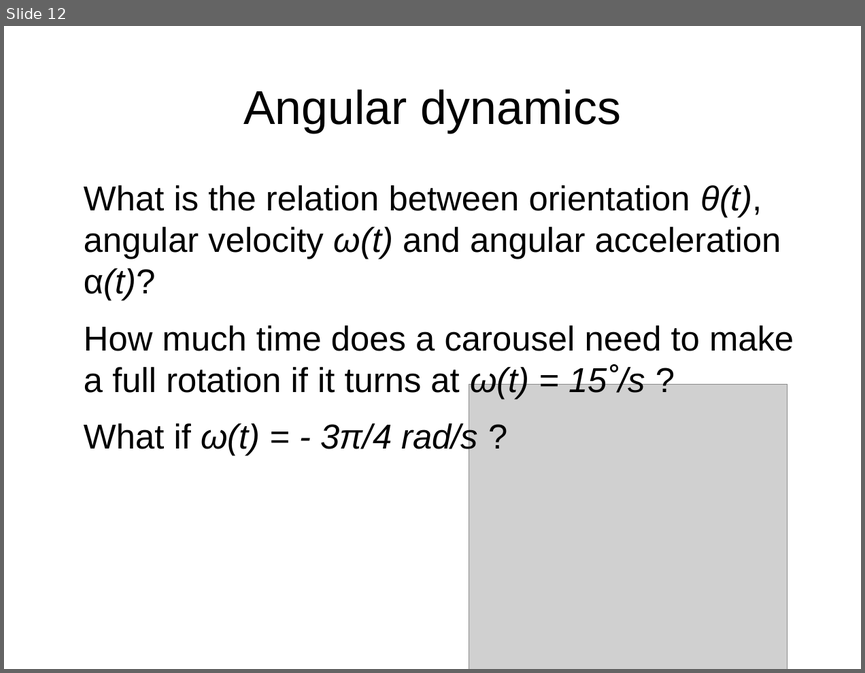
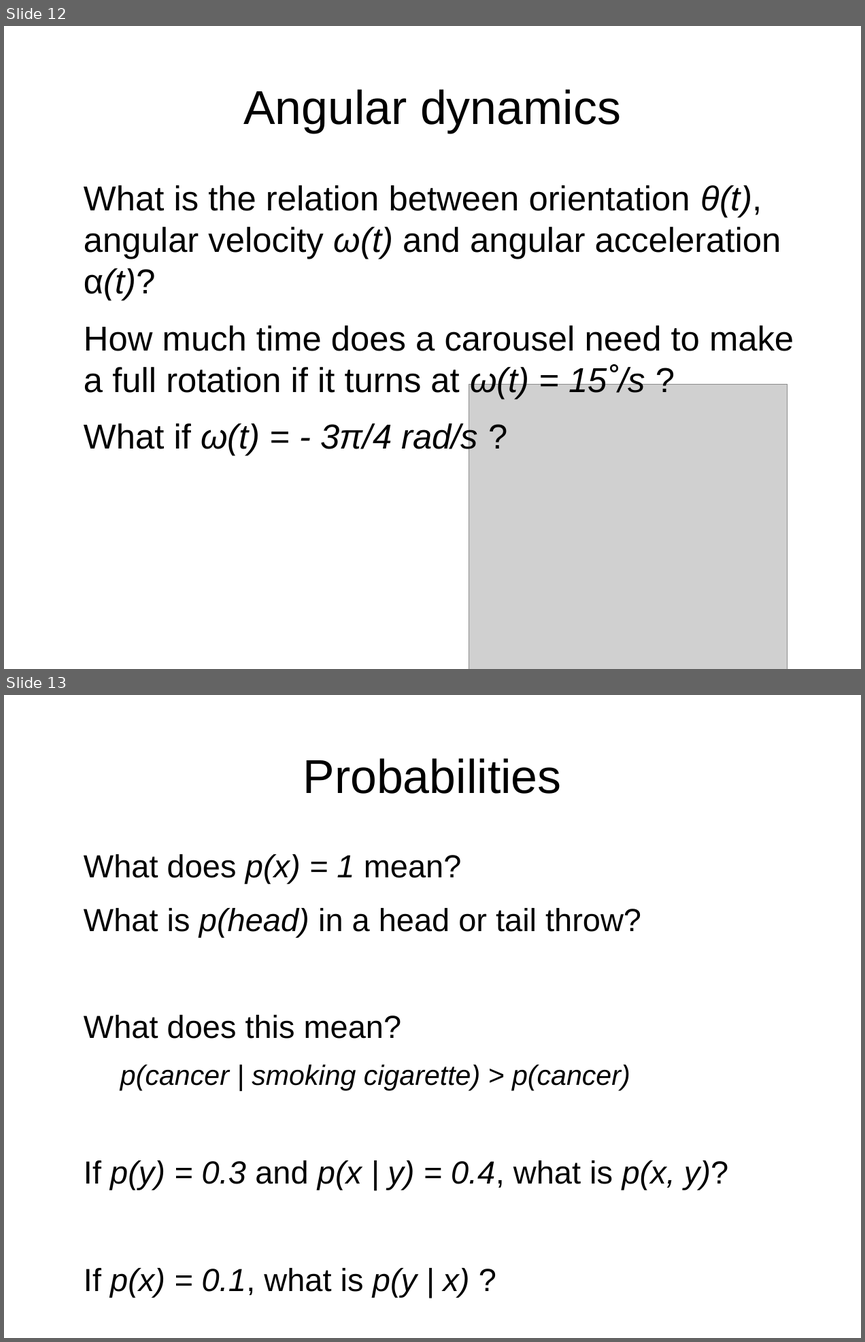
Before and after one commit to maivincent/MISE_presentations, a slide deck: 2_Maths_physics.odp. Shown one above the other, each under a label of ours: slide 12 before the commit, slides 12 and 13 after it. The pictures are 865x673 and 865x1342 pixels, drawn with LibreOffice and Linux fonts; fonts in the diff are those of the drawing; grey boxes stand for pictures. Boxes give left, top, right and bottom in pixels: in the first picture for what was removed or moved away, otherwise in the second. Text is boxed around its words. In the diff, an @@ line names an element or a change of style, - is before the commit and + after.

Commit message:
Add probabilities

```diff
--- a/2_Maths_physics.odp
+++ b/2_Maths_physics.odp
@@ slide 13 added at [4,695,861,1338], background #FFFFFF @@
@@ title added at [303,758,562,794], 44 pt, text #000000 @@
+Probabilities
@@ text added at [84,854,729,1297], 29.6 pt, text #000000, italic @@
+What does p(x) = 1 mean?
+What is p(head) in a head or tail throw?
+What does this mean?
+  p(cancer | smoking cigarette) > p(cancer)
+If p(y) = 0.3 and p(x | y) = 0.4, what is p(x, y)?
+If p(x) = 0.1, what is p(y | x) ?
```
